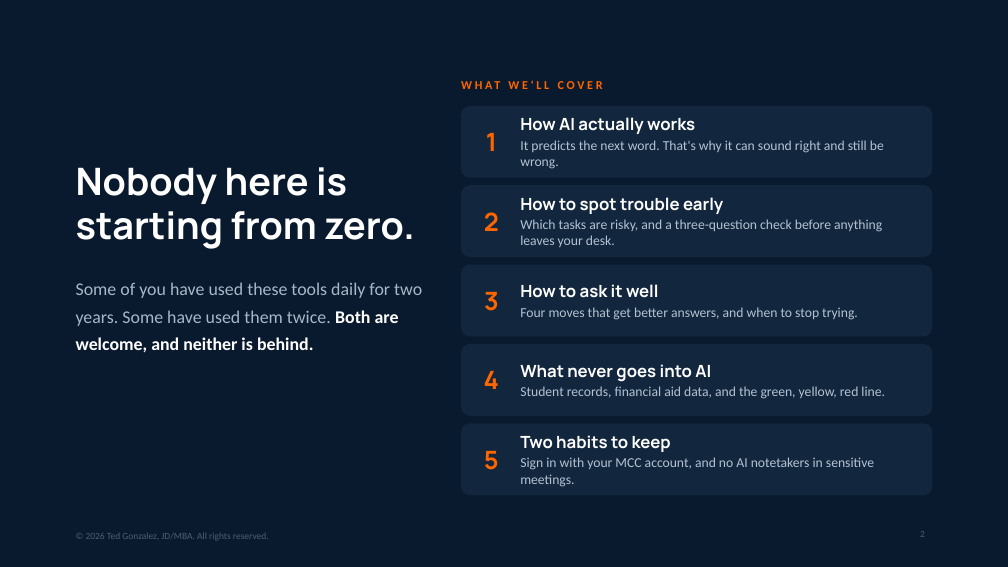
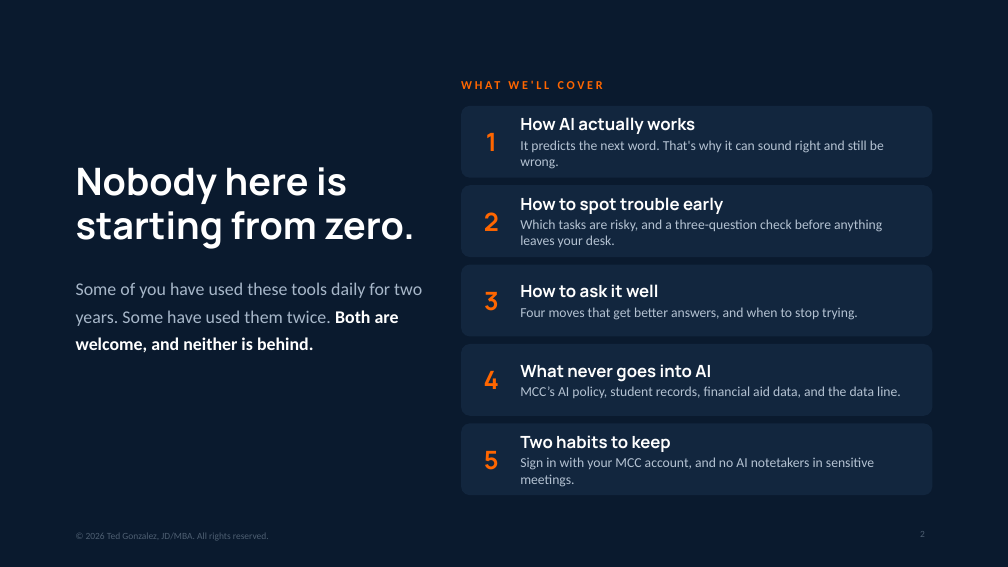
Before and after one commit to tedg145/mcc-professional-development, a slide deck: slide 2 of presentations/files/foundations.pptx. Drawn at 1008x567 pixels with LibreOffice and Linux fonts; fonts in the diff are those of the drawing. Boxes give left, top, right and bottom in pixels: in the first picture for what was removed or moved away, otherwise in the second. Text is boxed around its words. In the diff, an @@ line names an element or a change of style, - is before the commit and + after.

```diff
--- a/presentations/files/foundations.pptx
+++ b/presentations/files/foundations.pptx
@@ text in rounded rectangle at bbox=[520, 386, 901, 398]: text changed @@
-Student records, financial aid data, and the green, yellow, red line.
+MCC’s AI policy, student records, financial aid data, and the data line.
```
Also in this commit, not shown: 1 other slide changed, 3 slides added, 1 other file.
